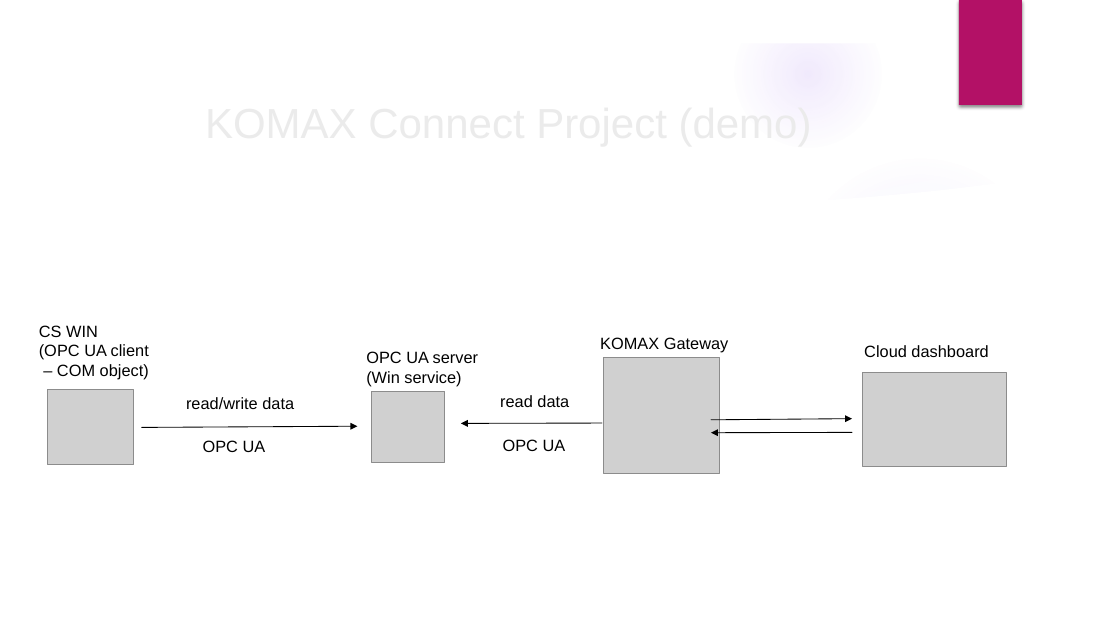
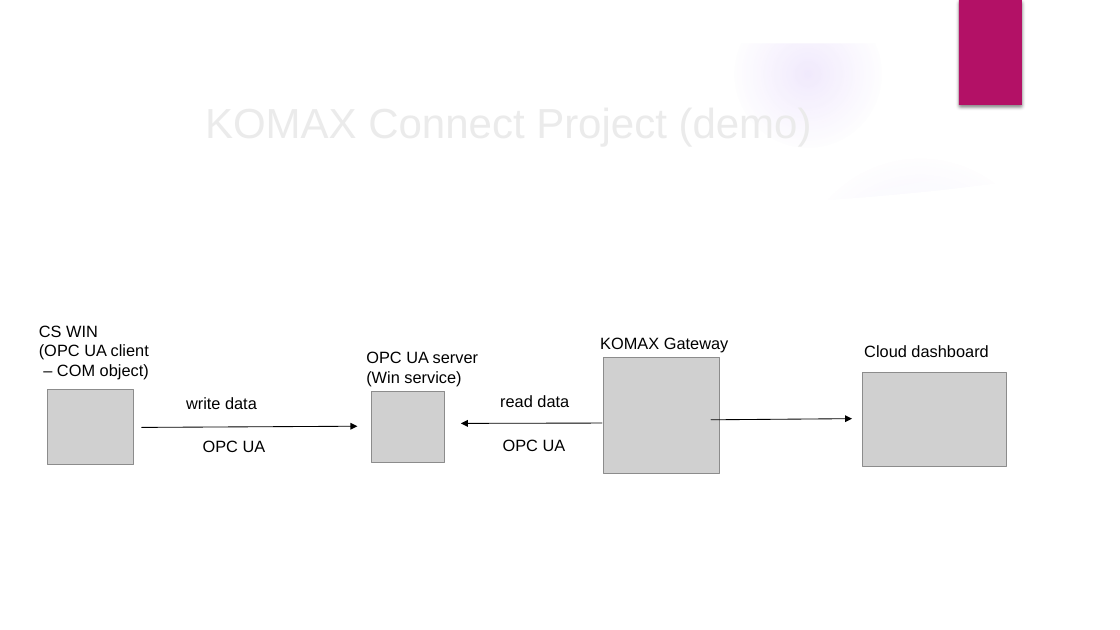
Before and after one commit to velizar92/TSK_Presentations, a slide deck: slide 17 of OPC UA and Industry 4.0.pptx. Drawn at 1120x630 pixels with LibreOffice and Linux fonts; fonts in the diff are those of the drawing; grey boxes stand for pictures; background and template pictures are left out. Boxes give left, top, right and bottom in pixels: in the first picture for what was removed or moved away, otherwise in the second. Text is boxed around its words. In the diff, an @@ line names an element or a change of style, - is before the commit and + after.

```diff
--- a/OPC UA and Industry 4.0.pptx
+++ b/OPC UA and Industry 4.0.pptx
@@ text at (x1=186, y1=397, x2=257, y2=409): text changed @@
-read/write data
+write data
@@ arrow removed from (852, 433) to (711, 433) @@
```
Also in this commit, not shown: 4 other slides changed.
